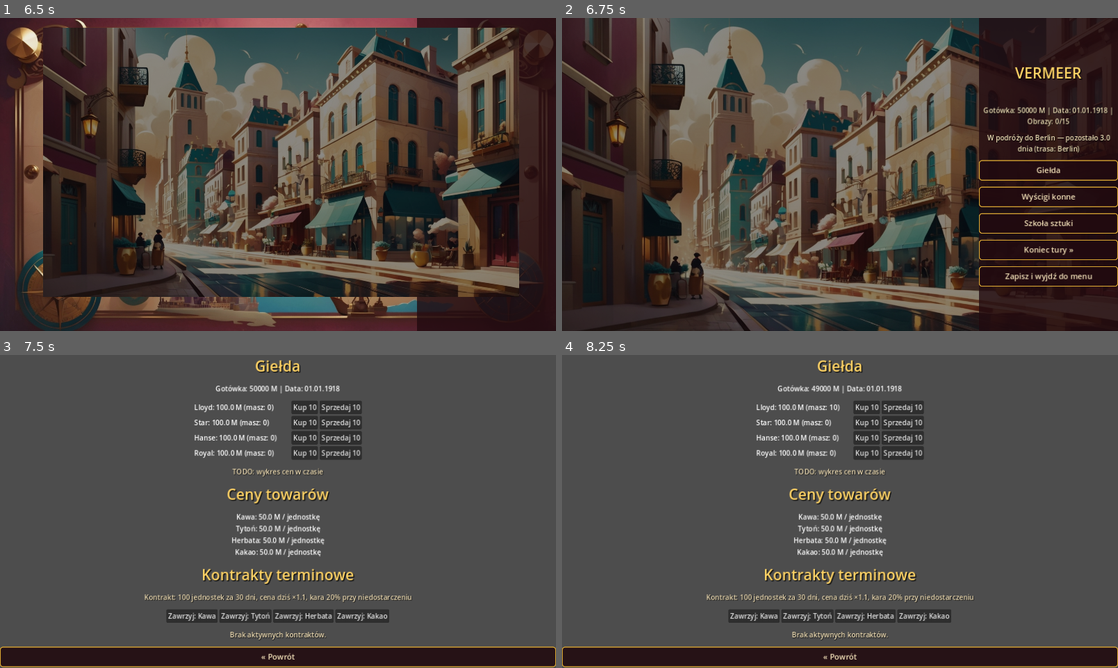
Above: before the commit, frames 1-4 (two rows, left to right).
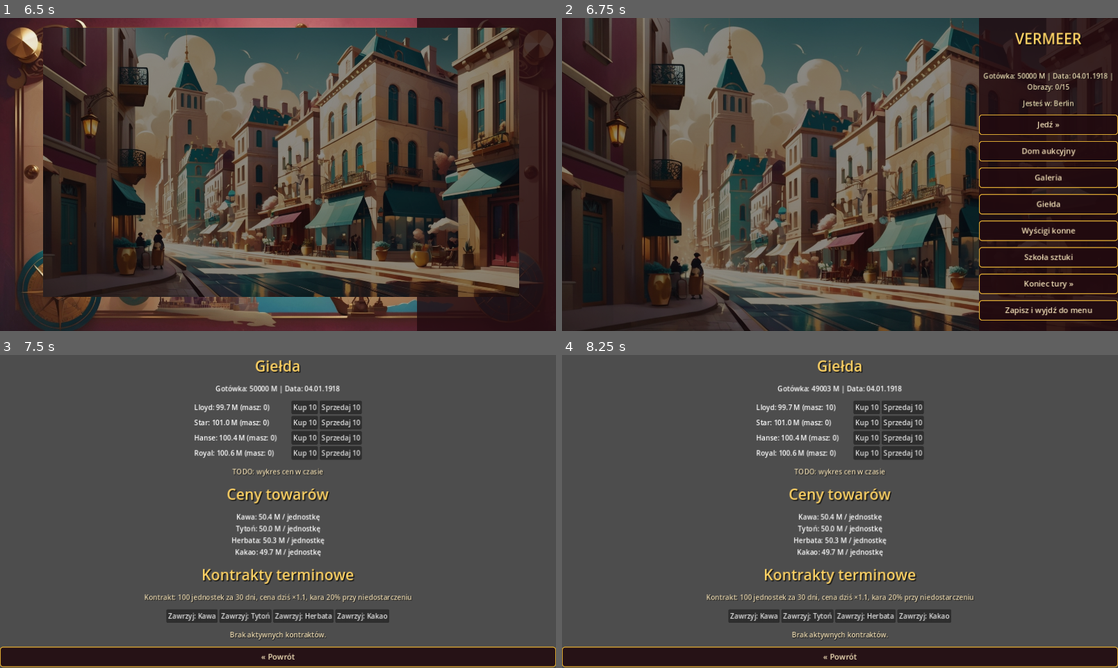
Above: after the commit, the same moments.

Repository: cinekm20/the-forger-retro-tycoon
Game: Godot game, scene res://scenes/main_menu/MainMenu.tscn
Same seed, same stepped clock (60 frames per second), same inputs: the game is played once before the commit and once after it.
Inputs (mouse positions are in pixels of both pictures, inside the frame that each line leads up to):
- Up to frame 1 (6.5 s): click "1" at 0.5 s; click "Tryb łatwy (15/40 obrazów do …" at 1.25 s; click "Nowa gra" at 2 s; click "Jedź »" at 2.75 s; click (300, 86) at 4.27 s; click "Jedź »" at 5 s; click "Pomiń »" at 5.75 s
- Up to frame 2 (6.75 s): no input
- Up to frame 3 (7.5 s): click "Giełda" at 7.25 s
- Up to frame 4 (8.25 s): click "Kup 10" at 8 s

Frame 1 is identical in both runs. In frame 2, 4.9% of the frame differs, in the area x 75-100%, y 4-97%; in frame 3, 0.2%; in frame 4, 0.2%.

Commit message:
Podróż kończy się w trakcie animacji, nie po kilku turach
Naprawia zgłoszony bug: po zoom-inie do nowego miasta, Hub pokazywał
tło POPRZEDNIEJ lokalizacji, bo Travel.current_city faktycznie nie
zmieniał się w trakcie animacji — podróż wymagała wielu kliknięć "Koniec
tury" już po powrocie do Huba (Travel.current_city aktualizuje się
dopiero, gdy Calendar.advance_days pokryje pełny czas trasy). Animacja
sugerowała "już dojechałeś", stan gry mówił co innego.

Wybrana naprawa (za zgodą użytkownika, opcja "animacja = cała podróż"):
TravelAnimation._on_finished() sam dogrywa Calendar.advance_days() na
całą (zaokrągloną w górę) długość trasy zaraz po dolocie/dojechaniu
pojazdu, PRZED zoom-inem — Travel.current_city zdąży się zaktualizować,
więc zoom-in i Hub.gd po przełączeniu scen pokazują to samo, poprawne
miasto. Dni podróży nadal w pełni naliczają płace/wzrost upraw/kursy
akcji (Calendar.day_advanced odpala się normalnie) — tylko w jednym
momencie zamiast rozbite na klikanie "Koniec tury". Dodany
Travel.last_travel_total_days (wcześniej tylko przelotnie emitowany
sygnałem departed, teraz trwały). Dodany check GameState.check_game_over()
na wypadek bankructwa/wygranej w trakcie tak dużego skoku dni.

Test regresyjny: _test_travel_completes_in_one_animation() (bezpośrednia
trasa + trasa z przesiadką).

Diff:
--- a/game/scenes/travel_animation/TravelAnimation.gd
+++ b/game/scenes/travel_animation/TravelAnimation.gd
@@ -8,6 +8,15 @@
 ## (albo po "Pomiń") tło miasta docelowego "wchodzi" (zoom-in) z pozycji
 ## pinezki na cały ekran, zanim gra przełączy się na Hub — symetryczne
 ## odbicie zoom-outu z Hub.gd _on_travel_pressed().
+##
+## Animacja = cała podróż: w momencie zakończenia lotu/jazdy dogrywamy
+## Calendar.advance_days() na całą pozostałą długość trasy, więc
+## Travel.current_city zdąży się zaktualizować na miasto docelowe PRZED
+## zoom-inem (inaczej Hub.gd po przełączeniu scen pokazywał tło poprzedniej
+## lokalizacji, bo formalnie gracz jeszcze tam "był" — realny bug zgłoszony
+## przez użytkownika). Dni podróży nadal w pełni naliczają płace/wzrost
+## upraw/kursy akcji jak zwykłe tury — tylko naliczone w jednym momencie
+## zamiast rozbite na kilka kliknięć "Koniec tury".
 
 const ANIMATION_DURATION := 1.8
 const ARRIVAL_ZOOM_DURATION := 0.8
@@ -62,6 +71,22 @@
 	if finished:
 		return
 	finished = true
+
+	## ceil, nie round/floor: Calendar.advance_days() przyjmuje tylko pełne
+	## dni, więc zaokrąglamy w górę, żeby na pewno pokryć całą (często
+	## ułamkową) długość trasy — Travel._on_day_advanced() sam poprawnie
+	## rozlicza nadmiarowe dni przy wieloetapowych trasach z przesiadką.
+	var days_to_advance := int(ceil(Travel.last_travel_total_days))
+	if days_to_advance > 0:
+		Calendar.advance_days(days_to_advance)
+
+	## Ominięcie animacji przy bankructwie/wygranej w trakcie podróży —
+	## normalnie ten check robi Hub.gd po "Koniec tury", ale tu przełączamy
+	## kalendarz sami, więc też sami musimy sprawdzić koniec gry.
+	if GameState.check_game_over():
+		SceneRouter.goto_scene(SceneRouter.ENDING)
+		return
+
 	_play_arrival_zoom_in()
 
 
--- a/game/scripts/autoload/Travel.gd
+++ b/game/scripts/autoload/Travel.gd
@@ -20,6 +20,7 @@
 var last_travel_from: String = ""
 var last_travel_to: String = ""
 var last_travel_vehicle: Vehicle = Vehicle.TRAIN
+var last_travel_total_days: float = 0.0
 
 
 func _ready() -> void:
@@ -64,6 +65,7 @@
 	last_travel_from = current_city
 	last_travel_to = destination_city
 	last_travel_vehicle = preview["vehicle"]
+	last_travel_total_days = preview["days"]
 
 	var path: Array = preview["path"]
 	route.clear()
--- a/game/tests/run_tests.gd
+++ b/game/tests/run_tests.gd
@@ -34,6 +34,7 @@
 	_test_players_hotseat_swap()
 	_test_security_bodyguard_and_gangster()
 	_test_travel_vehicle_choice()
+	_test_travel_completes_in_one_animation()
 
 	print("\n=== Wynik: %d/%d testów przeszło ===" % [total - failures, total])
 	get_tree().quit(1 if failures > 0 else 0)
@@ -234,3 +235,30 @@
 	Travel.current_city = "london"
 	Travel.start_travel("new_york")
 	_assert(Travel.last_travel_vehicle == Travel.Vehicle.PLANE, "Londyn -> Nowy Jork (inny region) = samolot")
+
+
+## Regresja: TravelAnimation.gd dogrywa Calendar.advance_days() na całą
+## trasę od razu po animacji (patrz komentarz w TravelAnimation.gd) —
+## sprawdza, że to faktycznie kończy podróż, także przy trasie z
+## przesiadką (gdzie Travel._on_day_advanced musi poprawnie rozliczyć
+## "nadmiarowe" dni między etapami).
+func _test_travel_completes_in_one_animation() -> void:
+	print("-- Travel: cała podróż kończy się po jednym Calendar.advance_days --")
+	Travel.reset_new_game()
+	Calendar.reset_new_game()
+	Travel.current_city = "richmond"
+	Travel.route.clear()
+	Travel.start_travel("st_louis")
+	Calendar.advance_days(int(ceil(Travel.last_travel_total_days)))
+	_assert(not Travel.is_traveling(), "Richmond -> St. Louis: podróż zakończona po jednym advance_days")
+	_assert(Travel.current_city == "st_louis", "Travel.current_city zaktualizowany na miasto docelowe")
+
+	# Trasa z przesiadką (Berlin -> St. Louis, patrz _test_cities_route_via_transfer).
+	Travel.reset_new_game()
+	Calendar.reset_new_game()
+	Travel.current_city = "berlin"
+	Travel.route.clear()
+	Travel.start_travel("st_louis")
+	Calendar.advance_days(int(ceil(Travel.last_travel_total_days)))
+	_assert(not Travel.is_traveling(), "Berlin -> St. Louis (z przesiadką): podróż zakończona po jednym advance_days")
+	_assert(Travel.current_city == "st_louis", "Travel.current_city zaktualizowany na miasto docelowe mimo przesiadki")
Not shown, changed: game/README.md
